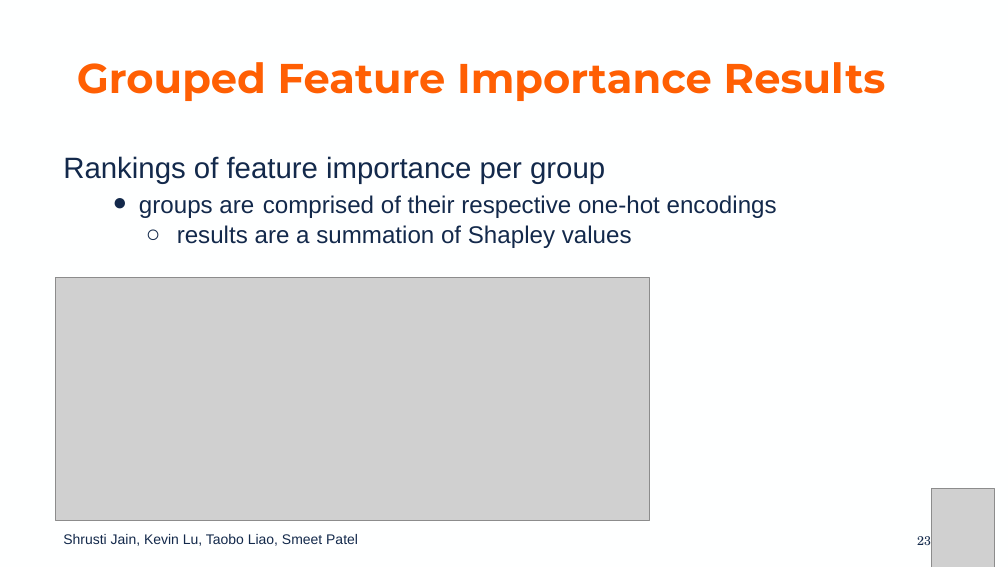
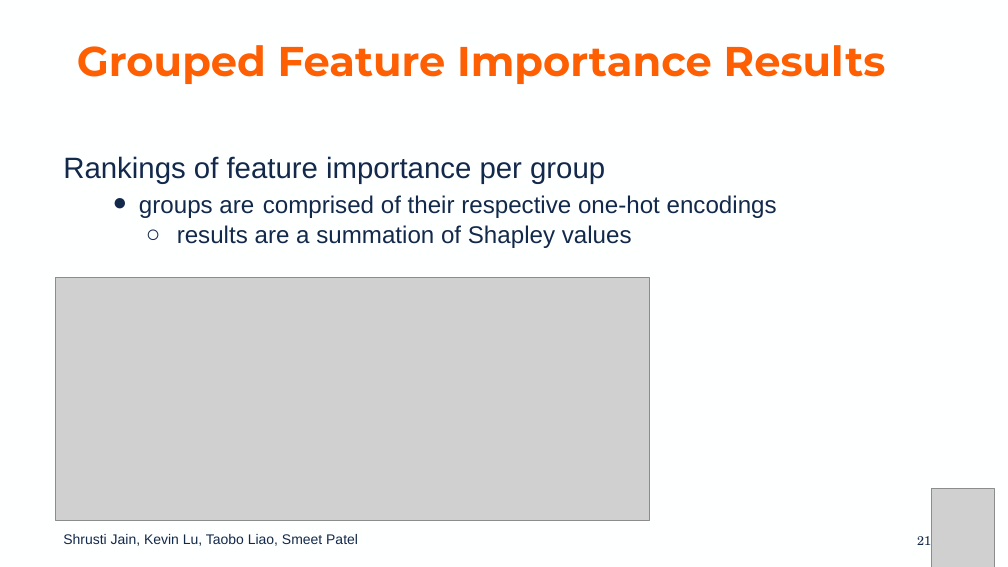
Before and after one commit to kslu2/Predicting_LA_Crimes, a slide deck: slide 21 of Project Presentation.pptx (slide 23 before the commit). Drawn at 1008x567 pixels with LibreOffice and Linux fonts; fonts in the diff are those of the drawing; grey boxes stand for pictures; background and template pictures are left out. Boxes give left, top, right and bottom in pixels: in the first picture for what was removed or moved away, otherwise in the second. Text is boxed around its words. In the diff, an @@ line names an element or a change of style, - is before the commit and + after.

```diff
--- a/Project Presentation.pptx
+++ b/Project Presentation.pptx
@@ title "Grouped Feature Importance Results": place and size @@
-title "Grouped Feature Importance Results" at (77,62,886,101)
+title "Grouped Feature Importance Results" at (77,45,886,84)
@@ page number at (917,536,931,545): text changed @@
-23
+21
```
Also in this commit, not shown: 19 other slides changed, 5 slides added, 4 slides removed, 3 other files.
